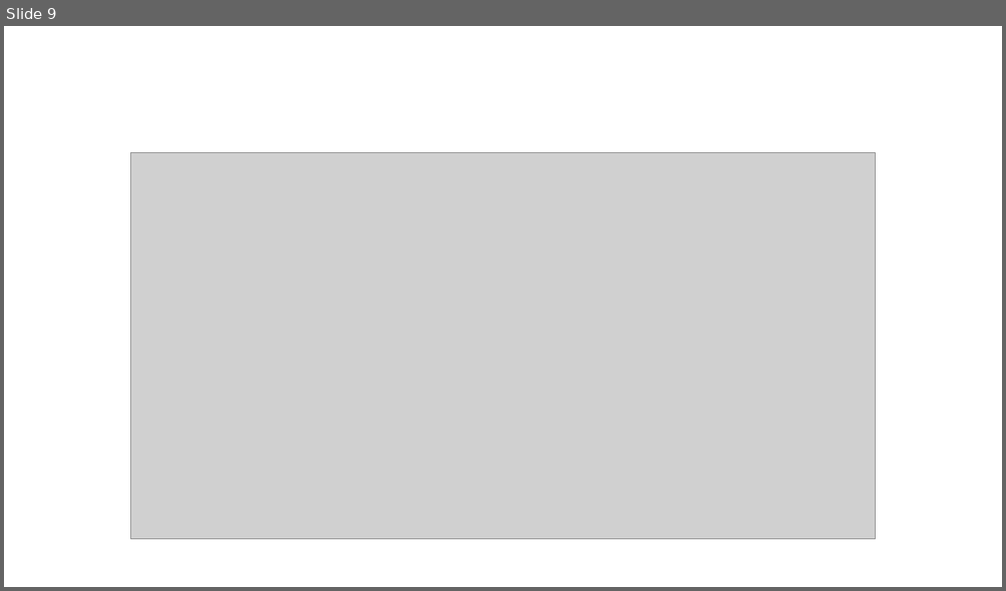
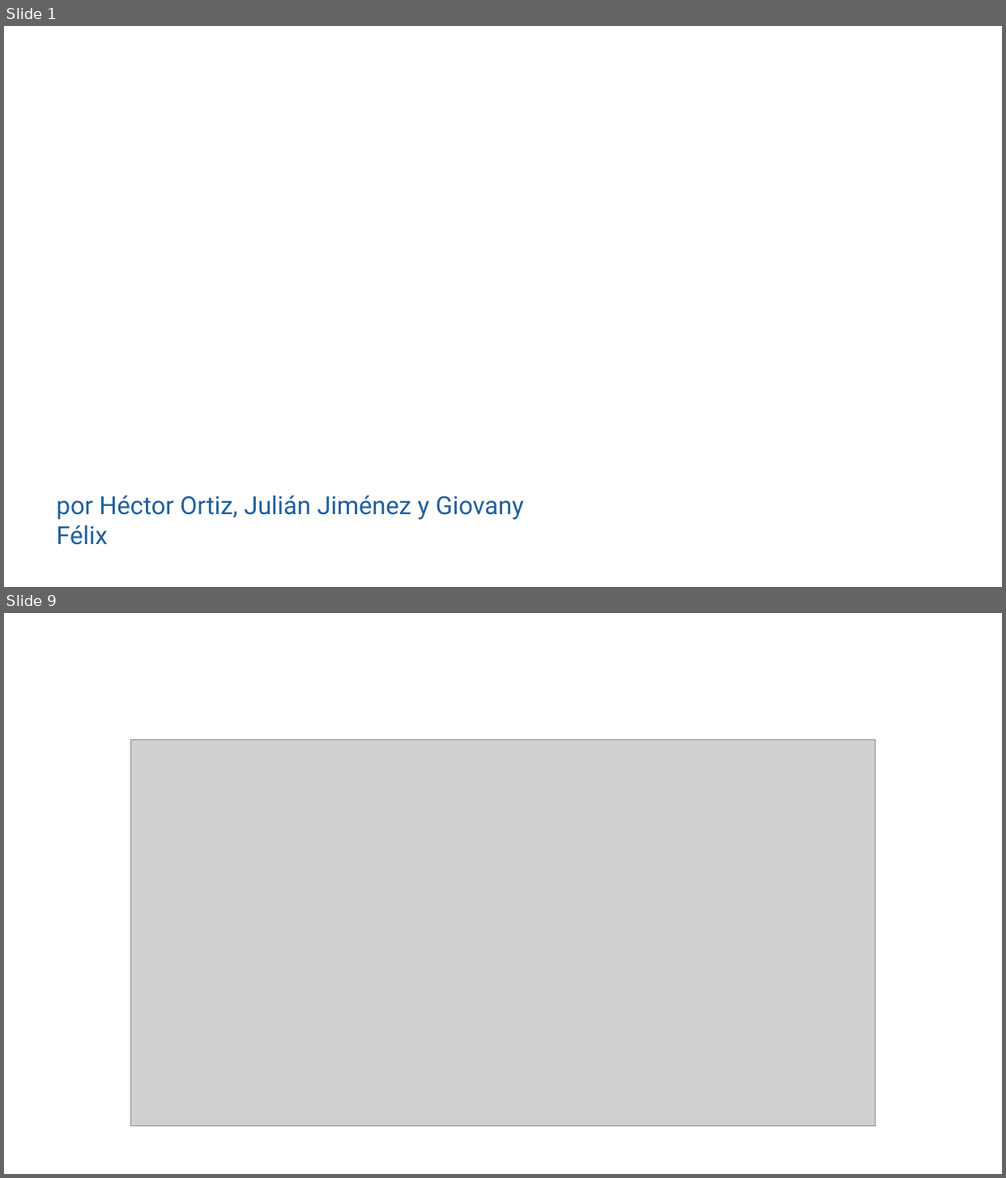
Before and after one commit to RobToxx/airline-http-server, a slide deck: docs/Presentation.pptx. Shown one above the other, each under a label of ours: slide 9 before the commit, slides 1 and 9 after it; the slides between them are not shown. The pictures are 1006x591 and 1006x1178 pixels, drawn with LibreOffice and Linux fonts; fonts in the diff are those of the drawing; grey boxes stand for pictures; background and template pictures are left out. Boxes give left, top, right and bottom in pixels: in the first picture for what was removed or moved away, otherwise in the second. Text is boxed around its words. In the diff, an @@ line names an element or a change of style, - is before the commit and + after.

```diff
--- a/docs/Presentation.pptx
+++ b/docs/Presentation.pptx
@@ slide 1 added at <box>4,26,1002,587</box>, background picture (left out) @@
@@ rectangle added at <box>36,477,618,520</box>, fill #FFFFFF, outline #FFFFFF 1.5 pt @@
@@ text added at <box>57,496,524,545</box>, 24 pt, text #215F9A @@
+por Héctor Ortiz, Julián Jiménez y Giovany Félix
```
Also in this commit, not shown: 1 slide changed, 2 other slides added, 1 slide removed, 6 other files.
